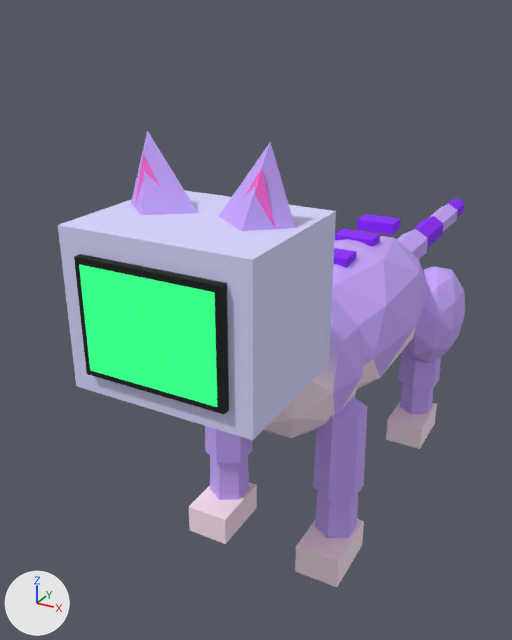
One commit to the glTF model species/cat/model.glb: the scene before it, then after it.
The view is the same before and after, from a 50 mm lens placed at (0.301, -0.768, 0.571), pointed at (-0.113, -0.015, 0.195). Lighting does not change. The marker at lower left points along +X, +Y and +Z. The older version comes first. Vertices at exactly the same position are counted once.

Names of what the first picture shows: 'Cat', 'Face'.
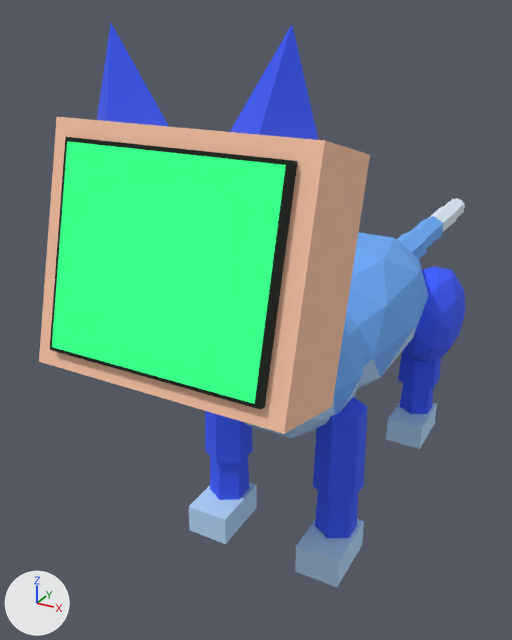
Where the newer file only moved an object's origin or applied its transform, the numbers keep the older frame.

Where the change shows, as pixel boxes [x1, y1, x2, y2] in the pictures (512 x 640 px; the box of a moved part takes in the faces that stretch with it):
'Cat', reshaped (24% taller): before [58, 131, 465, 587]; after [39, 23, 465, 587]
'Face', reshaped (69% wider, 83% taller): before [79, 264, 217, 407]; after [52, 141, 286, 404]
part 2 of me_mesh_1, moved or reshaped: before [244, 168, 275, 227]; after [230, 25, 318, 140]
part 3 of me_mesh_1, moved or reshaped: before [135, 155, 160, 205]; after [97, 23, 169, 127]
part 4 of me_mesh_1, rebuilt (19% wider, 27% taller): before [58, 190, 336, 440]; after [39, 117, 370, 434]
part 5 of me_mesh_1, deleted: before [74, 131, 401, 414]
part 6 of me_mesh_1, added: after [50, 137, 297, 409]
part 7 of me_mesh_1, recoloured (purple to blue): [189, 198, 465, 587] in both

The change, as a list of edits to the scene's bpy script:
```text
Change me_mesh_0:
    used by ob_face; location = (0.0, -0.388, 0.35)
    remove me_mesh_0.from_pydata(...)  # 4 vertices, 2 faces; spans x -0.06..0.06, y 0.0, z -0.045..0.045
    add me_mesh_0.from_pydata(...)  # 4 vertices, 2 faces; spans x -0.0938..0.0938, y -0.0053..0.037, z -0.0298..0.1278
    me_mesh_0 part 1
    me_mesh_0.vertices[0].co: (-0.06, 0.0, 0.045) -> (-0.0938, 0.037, 0.1278)  # pixel (78, 264) -> pixel (67, 141)
    me_mesh_0.vertices[1].co: (0.06, 0.0, 0.045) -> (0.0938, 0.037, 0.1278)  # pixel (214, 292) -> pixel (285, 165)
    me_mesh_0.vertices[2].co: (-0.06, 0.0, -0.045) -> (-0.0938, -0.0053, -0.0298)  # pixel (90, 370) -> pixel (51, 347)
    me_mesh_0.vertices[3].co: (0.06, 0.0, -0.045) -> (0.0938, -0.0053, -0.0298)  # pixel (217, 407) -> pixel (254, 404)
Change me_mesh_1:
    used by ob_cat; location = (0.0, 0.0, 0.0)
    remove me_mesh_1.from_pydata(...)  # 464 vertices, 792 faces; spans x -0.12..0.12, y -0.387..0.574, z 0.0..0.482
    add me_mesh_1.from_pydata(...)  # 428 vertices, 740 faces; spans x -0.12..0.12, y -0.392..0.574, z 0.0..0.562
    me_mesh_1 part 2: the loose piece of 6 vertices spanning x 0.025..0.068, y -0.323..-0.297, z 0.412..0.465 is scaled about its middle by (1.81, 2.42, 1.7), then moved by (0.017, 0.0, 0.079)
    me_mesh_1 part 3: the loose piece of 6 vertices spanning x -0.068..-0.025, y -0.323..-0.297, z 0.412..0.465 is scaled about its middle by (1.81, 2.42, 1.7), then moved by (-0.017, 0.0, 0.079)
    me_mesh_1 part 4: the loose piece of 8 vertices spanning x -0.085..0.085, y -0.38..-0.24, z 0.28..0.42 is rebuilt with 8 vertices and now spans x -0.115..0.115, y -0.389..-0.251, z 0.277..0.493
    me_mesh_1 part 5: 6 loose pieces with 44 vertices, spanning x -0.084..0.084, y -0.387..0.135, z 0.3..0.482, are deleted
    me_mesh_1 part 6
    8 vertices are added at x -0.098..0.098, y -0.392..-0.337, z 0.313..0.481
    12 new faces join them
    me_mesh_1 part 7: 700 kept faces spanning x -0.12..0.12, y -0.301..0.574, z 0.0..0.33 get new vertex colours; the middle colour goes from purple #c9a8ff to blue #3a5cff
```
